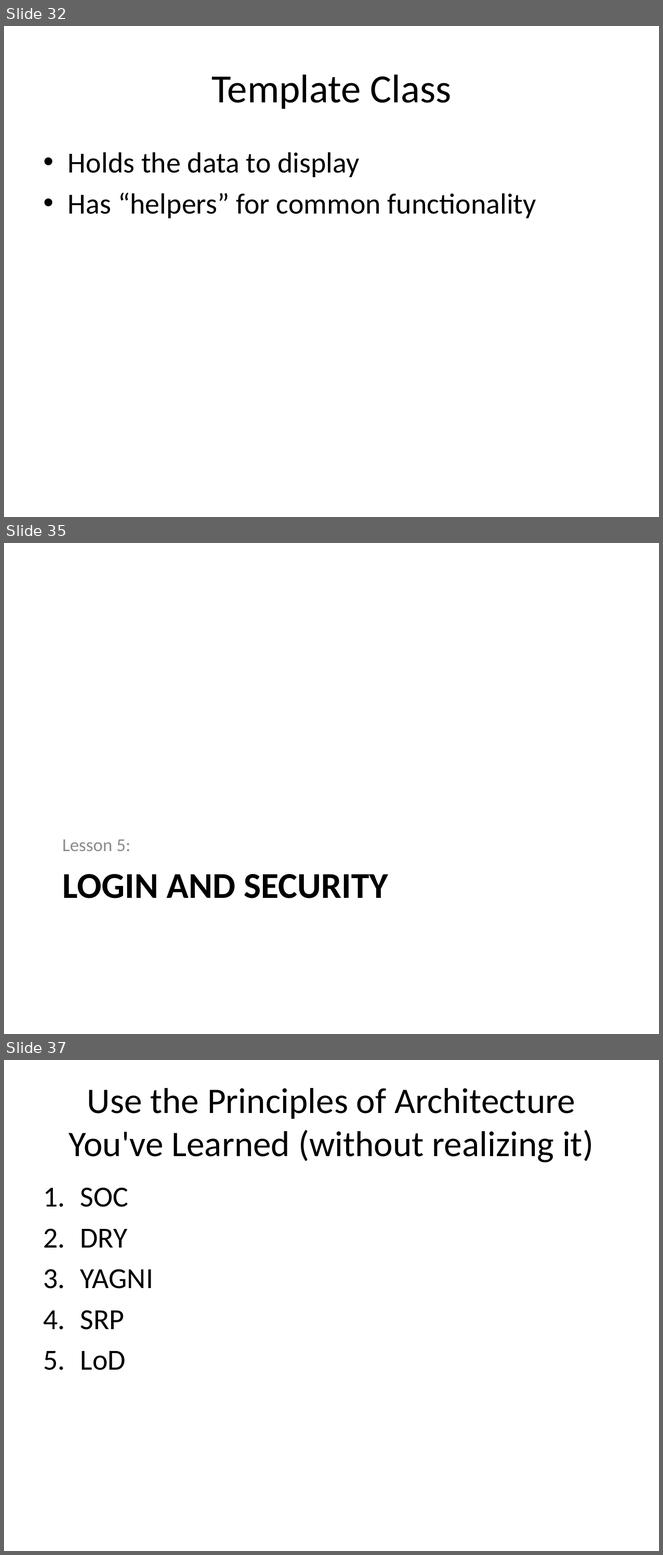
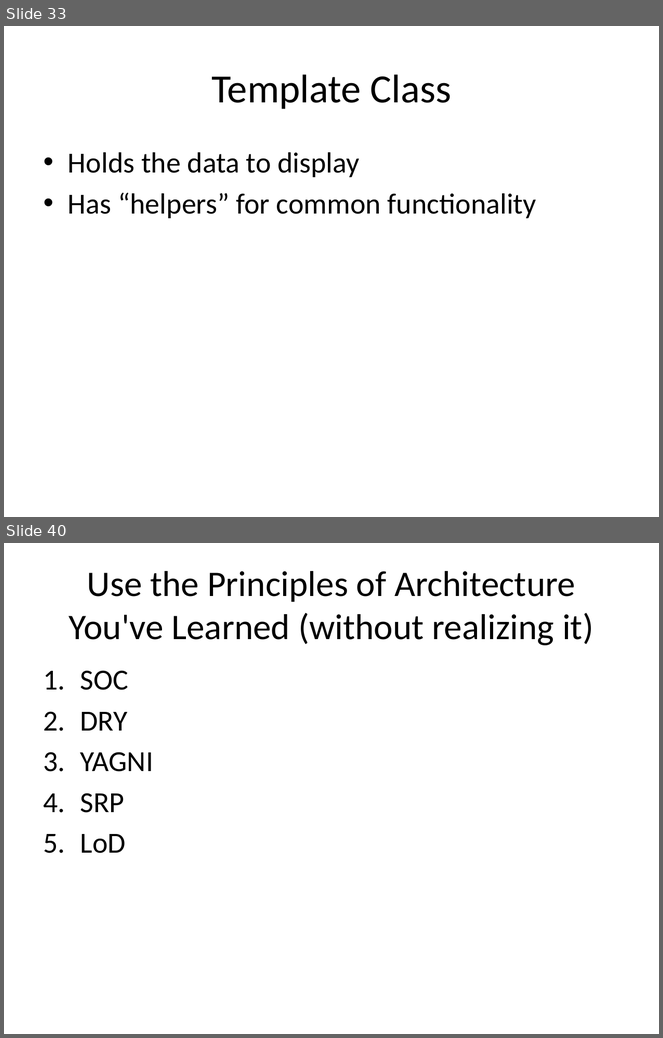
Before and after one commit to PHPEmbark/curriculum, a slide deck: course/4 - Organization and Projects/Organization and Projects.pptx. Shown one above the other, each under a label of ours: slides 32, 35 and 37 before the commit, slides 33 and 40 after it; the slides between them are not shown. The pictures are 663x1555 and 663x1038 pixels, drawn with LibreOffice and Linux fonts; fonts in the diff are those of the drawing. Boxes give left, top, right and bottom in pixels: in the first picture for what was removed or moved away, otherwise in the second. Text is boxed around its words. In the diff, an @@ line names an element or a change of style, - is before the commit and + after.

Commit message:
Lesson 3 Information

```diff
--- a/course/4 - Organization and Projects/Organization and Projects.pptx
+++ b/course/4 - Organization and Projects/Organization and Projects.pptx
@@ slide 35 removed at box(4, 543, 659, 1034), background #FFFFFF @@
@@ text removed at box(62, 839, 130, 851) @@
-Lesson 5:
@@ title removed at box(62, 874, 388, 899) @@
-LOGIN AND SECURITY
@@ what was slide 32 is now slide 33 @@
@@ what was slide 37 is now slide 40 @@
```
Also in this commit, not shown: 3 slides changed, 4 slides added, 12 other files.
